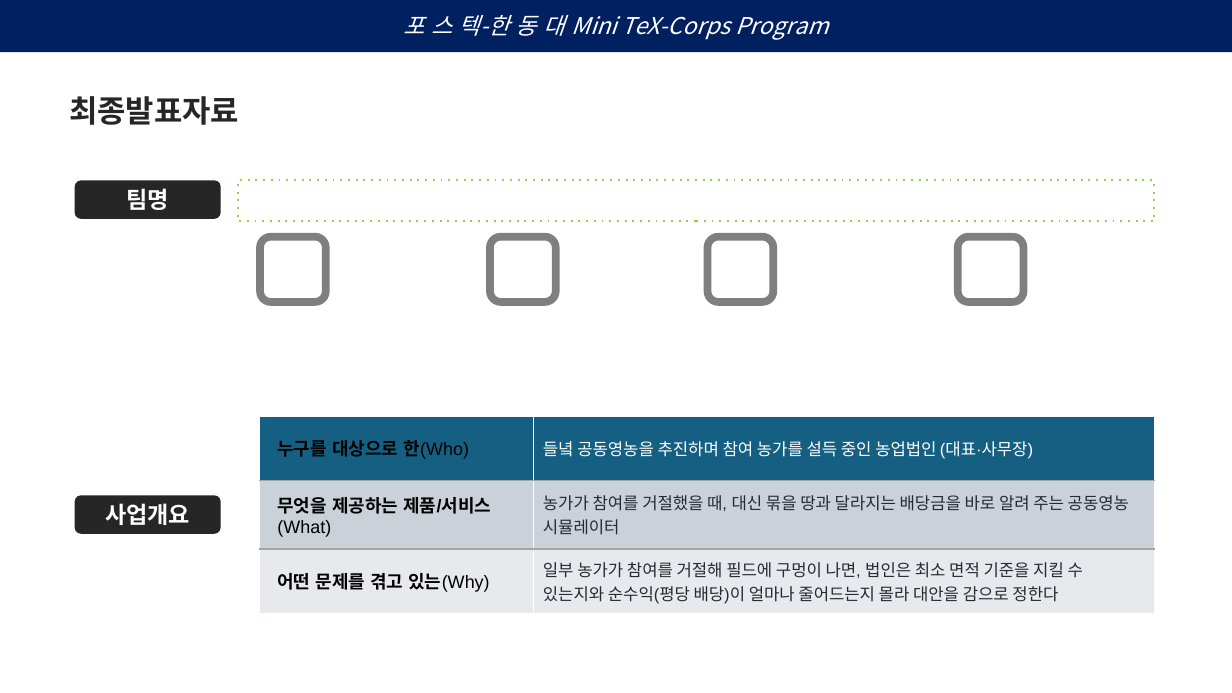
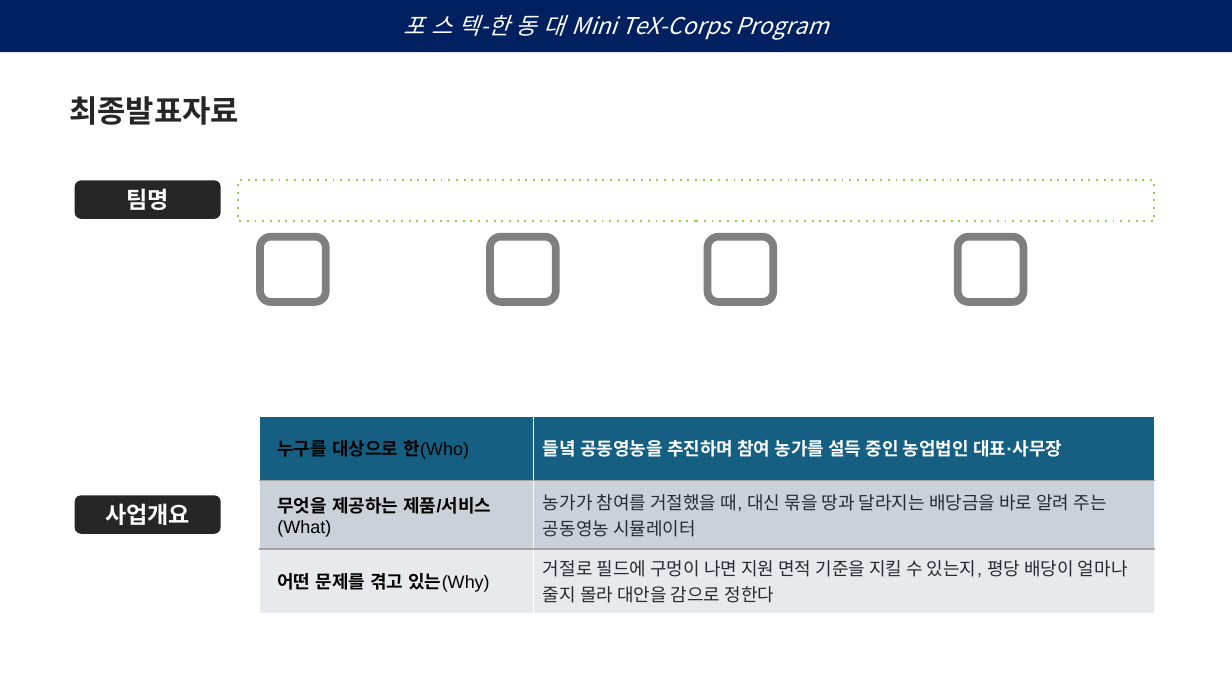
Before and after one commit to yean1234/Cooperative-farming-system, a slide deck: slide 1 of docs/공동영농_최종발표.pptx. Drawn at 1232x693 pixels with LibreOffice and Linux fonts; fonts in the diff are those of the drawing. Boxes give left, top, right and bottom in pixels: in the first picture for what was removed or moved away, otherwise in the second. Text is boxed around its words. In the diff, an @@ line names an element or a change of style, - is before the commit and + after.

```diff
--- a/docs/공동영농_최종발표.pptx
+++ b/docs/공동영농_최종발표.pptx
@@ table at <box>260,416,1155,693</box> @@
-row 1, column 2: 들녘 공동영농을 추진하며 참여 농가를 설득 중인 농업법인 (대표·사무장)
+row 1, column 2: 들녘 공동영농을 추진하며 참여 농가를 설득 중인 농업법인 대표·사무장
-row 3, column 2: 일부 농가가 참여를 거절해 필드에 구멍이 나면, 법인은 최소 면적 기준을 지킬 수 있는지와 순수익(평당 배당)이 얼마나 줄어드는지 몰라 대안을 감으로 정한다
+row 3, column 2: 거절로 필드에 구멍이 나면 지원 면적 기준을 지킬 수 있는지, 평당 배당이 얼마나 줄지 몰라 대안을 감으로 정한다
@@ size 13 to 14 pt in "농가가 참여를 거절했을 때, 대신 묶을 땅과 ..." @@
```
Also in this commit, not shown: 4 other slides changed, 2 slides removed.
